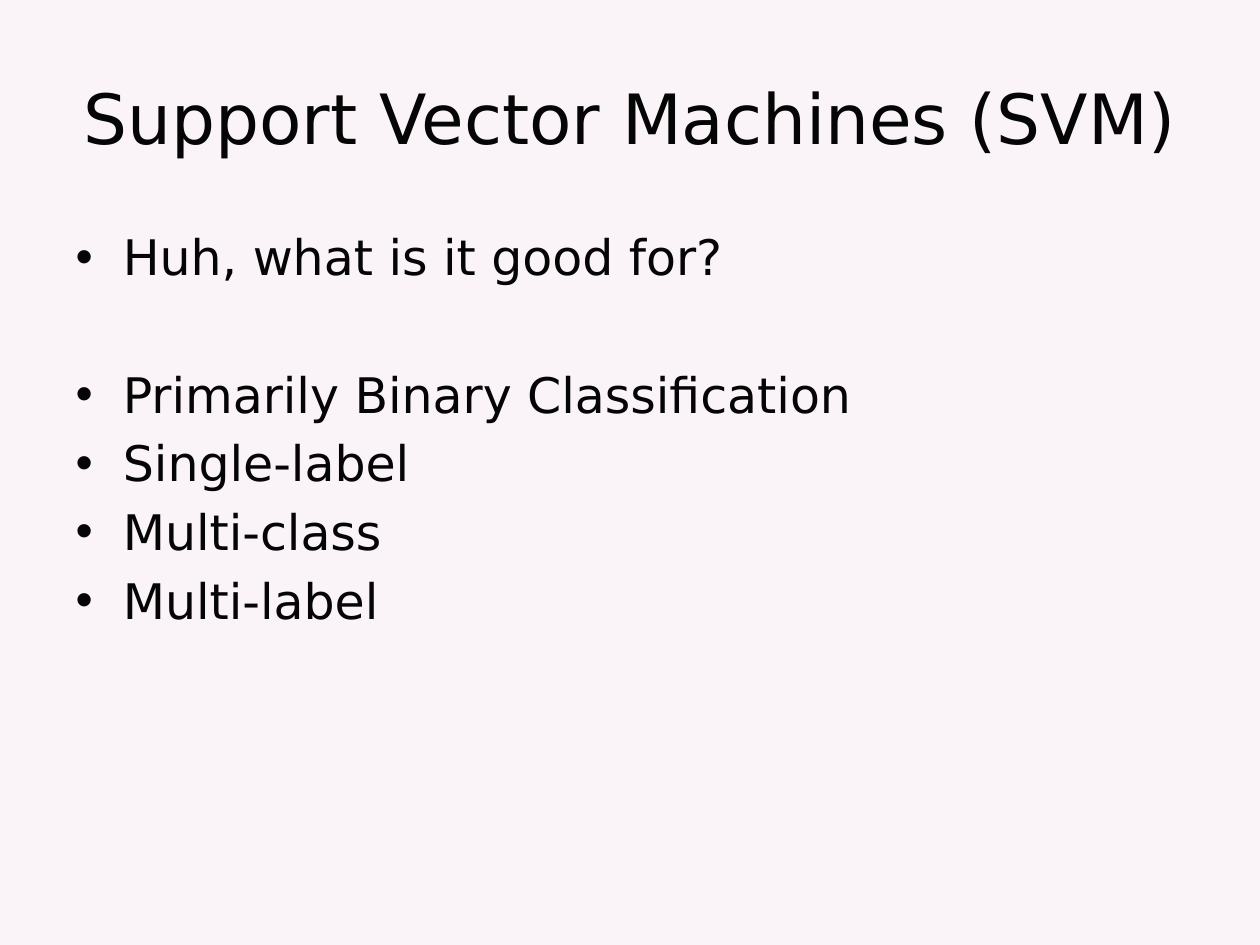
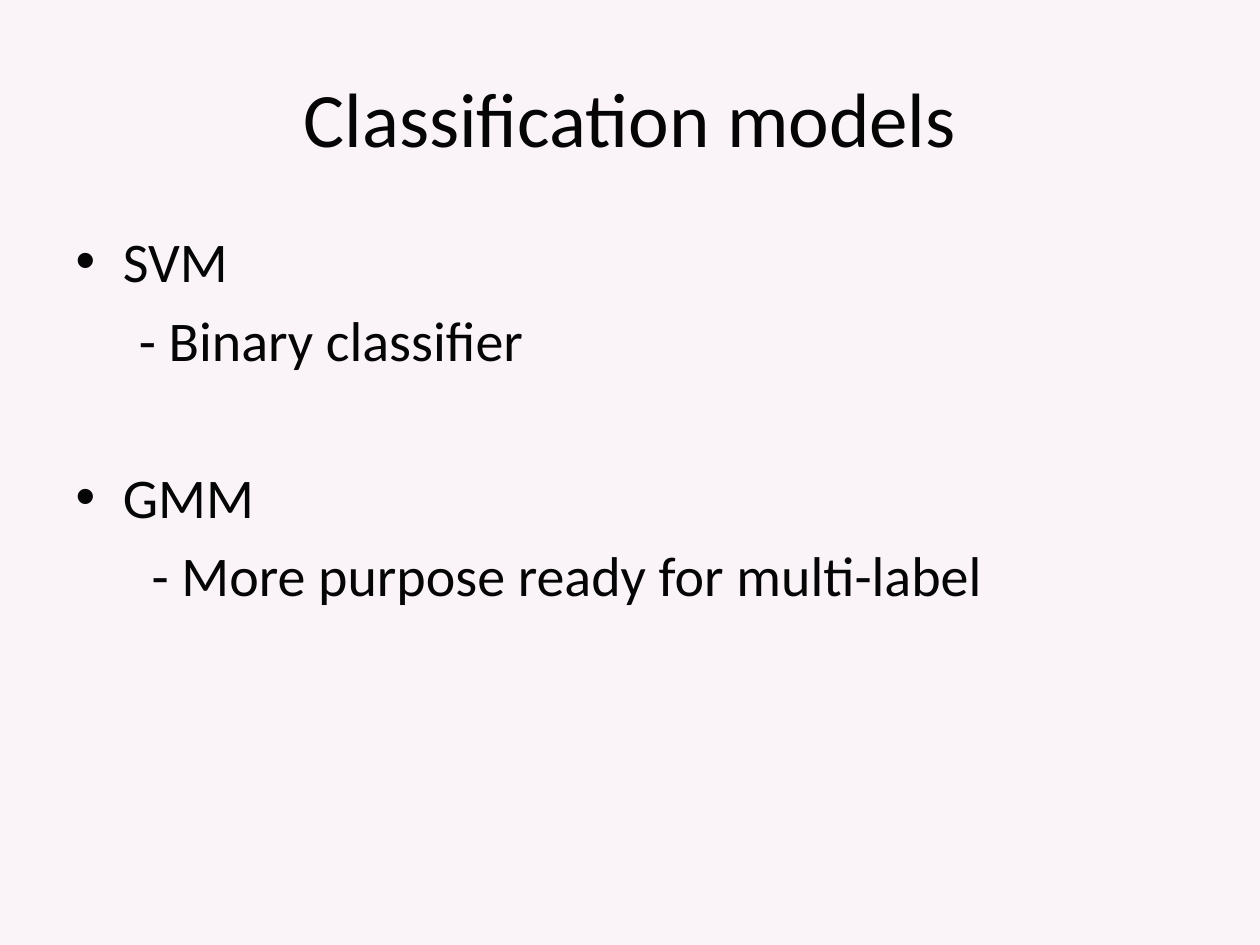
Before and after one commit to elyasaddo/MERMachineLearning, a slide deck: slide 5 of Classification_Elyas.pptx (slide 8 before the commit). Drawn at 1260x945 pixels with LibreOffice and Linux fonts; fonts in the diff are those of the drawing. Boxes give left, top, right and bottom in pixels: in the first picture for what was removed or moved away, otherwise in the second. Text is boxed around its words. In the diff, an @@ line names an element or a change of style, - is before the commit and + after.

```diff
--- a/Classification_Elyas.pptx
+++ b/Classification_Elyas.pptx
@@ title at (x1=303, y1=93, x2=955, y2=148): text changed; size 39.6 to 44 pt; font DejaVu Sans to Calibri @@
-Support Vector Machines (SVM)
+Classification models
@@ text at (x1=123, y1=245, x2=981, y2=605): text changed; size 28 to 32 pt; font DejaVu Sans to Calibri @@
-• Huh, what is it good for?
-• Primarily Binary Classification
-• Single-label
-• Multi-class
-• Multi-label
+• SVM
+- Binary classifier
+• GMM
+- More purpose ready for multi-label
```
Also in this commit, not shown: 3 other slides changed, 5 slides removed.
